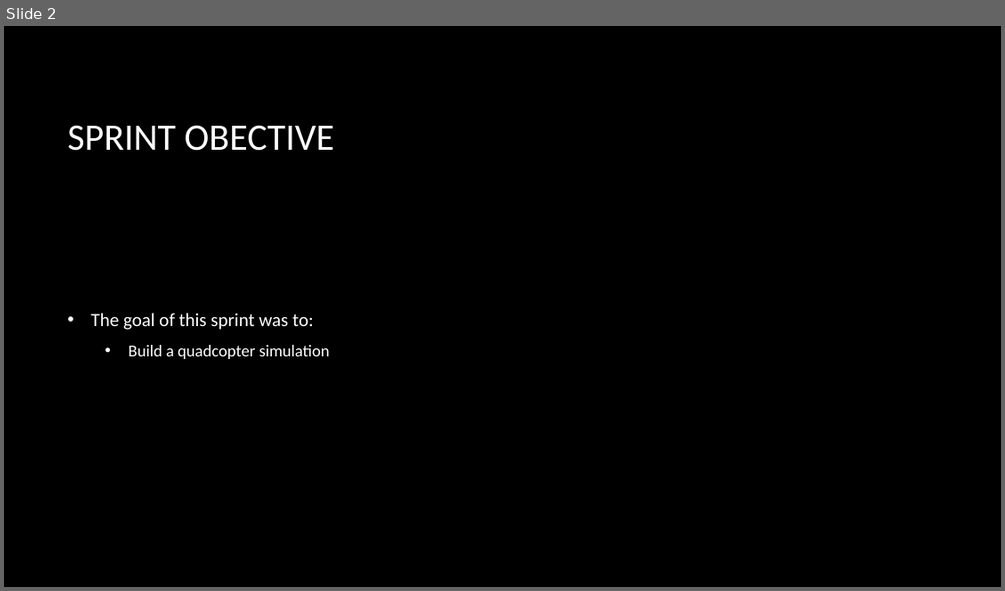
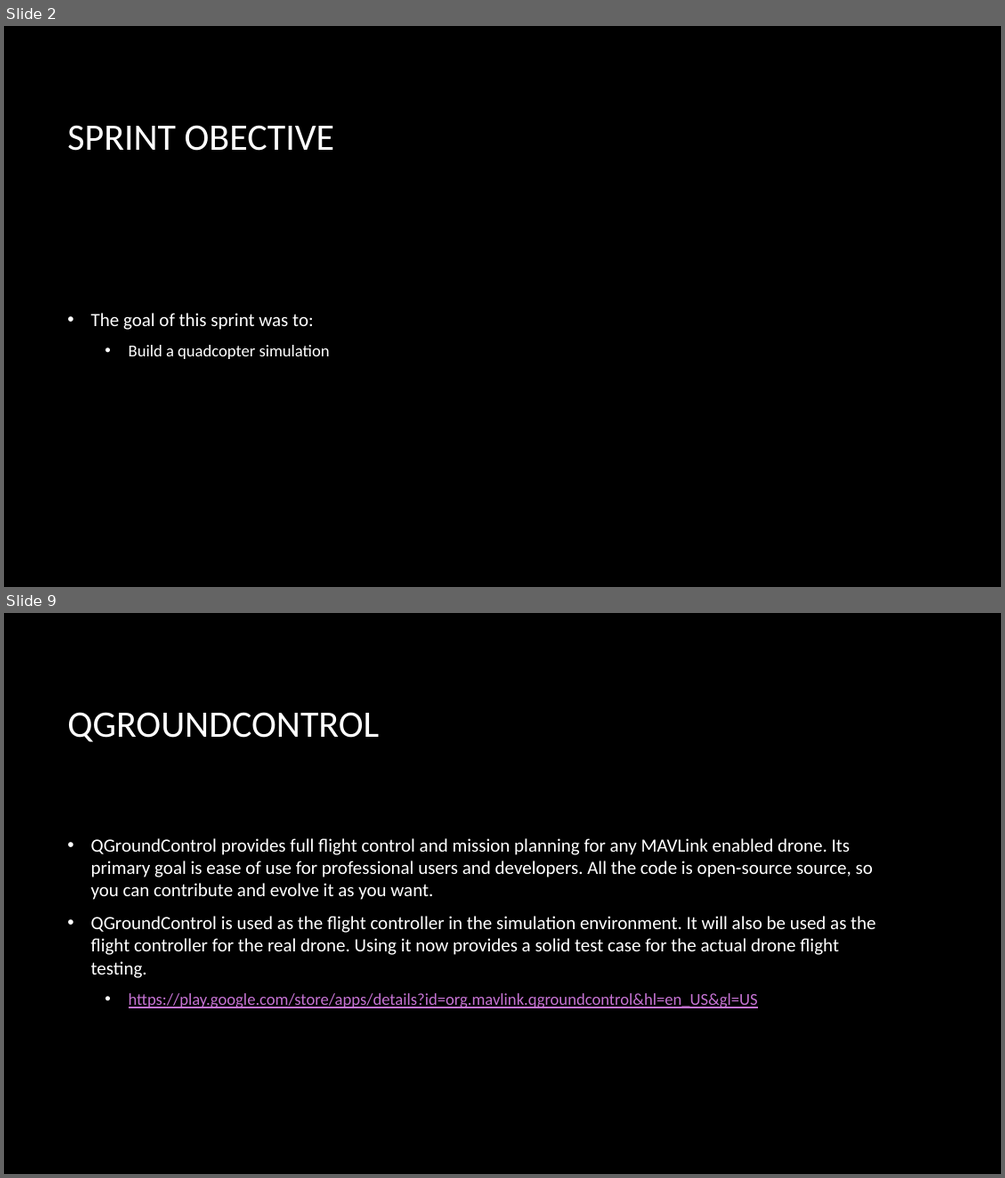
Before and after one commit to level2fast/uavsarlite-demo, a slide deck: UAVSAR LITE_Sprint3.pptx. Shown one above the other, each under a label of ours: slide 2 before the commit, slides 2 and 9 after it; the slides between them are not shown. The pictures are 1005x591 and 1005x1178 pixels, drawn with LibreOffice and Linux fonts; fonts in the diff are those of the drawing; background and template pictures are left out. Boxes give left, top, right and bottom in pixels: in the first picture for what was removed or moved away, otherwise in the second. Text is boxed around its words. In the diff, an @@ line names an element or a change of style, - is before the commit and + after.

```diff
--- a/UAVSAR LITE_Sprint3.pptx
+++ b/UAVSAR LITE_Sprint3.pptx
@@ slide 9 added at <box>4,613,1001,1174</box>, background picture (left out) @@
@@ title added at <box>67,712,379,742</box>, 36 pt, text #FFFFFF @@
+QGROUNDCONTROL
@@ text added at <box>91,838,875,1008</box>, 18 pt, text #FFFFFF @@
+• QGroundControl provides full flight control and mission planning for any MAVLink enabled drone. Its primary goal is ease of use for professional users and developers. All the code is open-source source, so you can contribute and evolve it as you want.
+• QGroundControl is used as the flight controller in the simulation environment. It will also be used as the flight controller for the real drone. Using it now provides a solid test case for the actual drone flight testing.
+  • https://play.google.com/store/apps/details?id=org.mavlink.qgroundcontrol&hl=en_US&gl=US
```
Also in this commit, not shown: 6 other slides added, 3 other files.
